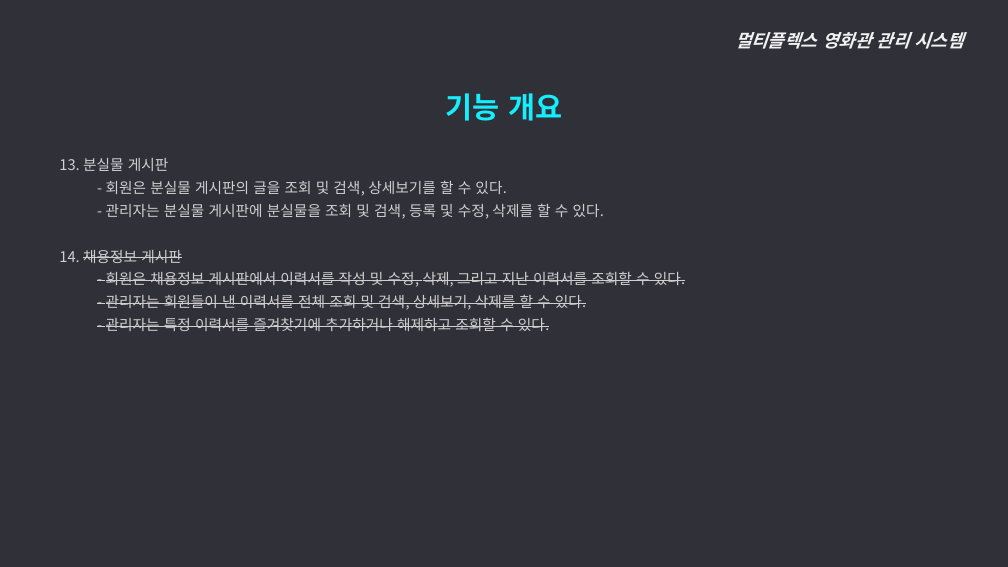
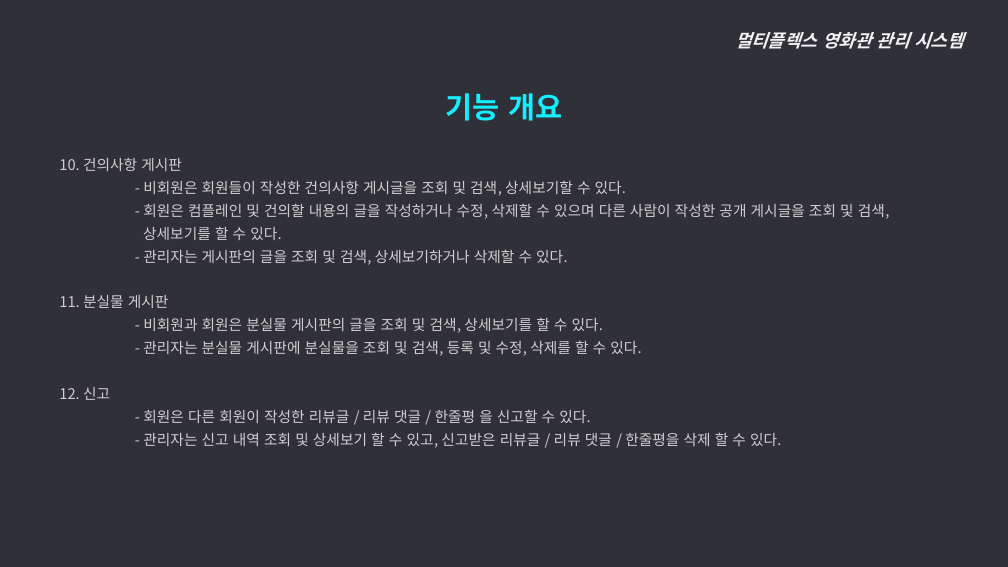
Before and after one commit to ywc-412/MultiplexTeamProject, a slide deck: slide 7 of 2조 시스템개요, 요구사항 정의.pptx. Drawn at 1008x567 pixels with LibreOffice and Linux fonts; fonts in the diff are those of the drawing. Boxes give left, top, right and bottom in pixels: in the first picture for what was removed or moved away, otherwise in the second. Text is boxed around its words. In the diff, an @@ line names an element or a change of style, - is before the commit and + after.

Commit message:
기능개요, 요구사항정의
ppt수정

```diff
--- a/2조 시스템개요, 요구사항 정의.pptx
+++ b/2조 시스템개요, 요구사항 정의.pptx
@@ text at [59,158,890,333]: text changed @@
-  13. 분실물 게시판
-    - 회원은 분실물 게시판의 글을 조회 및 검색, 상세보기를 할 수 있다.
+  10. 건의사항 게시판
+  - 비회원은 회원들이 작성한 건의사항 게시글을 조회 및 검색, 상세보기할 수 있다.
+  - 회원은 컴플레인 및 건의할 내용의 글을 작성하거나 수정, 삭제할 수 있으며 다른 사람이 작성한 공개 게시글을 조회 및 검색,
+  상세보기를 할 수 있다.
+  - 관리자는 게시판의 글을 조회 및 검색, 상세보기하거나 삭제할 수 있다.
+  11. 분실물 게시판
+  - 비회원과 회원은 분실물 게시판의 글을 조회 및 검색, 상세보기를 할 수 있다.
@@ text at [143,340,641,356]: list level 3 to 2 in "- 관리자는 분실물 게시판에 분실물을 ..." @@
@@ text at [59,387,781,448]: text changed @@
-  14. 채용정보 게시판
-    - 회원은 채용정보 게시판에서 이력서를 작성 및 수정, 삭제, 그리고 지난 이력서를 조회할 수 있다.
-    - 관리자는 회원들이 낸 이력서를 전체 조회 및 검색, 상세보기, 삭제를 할 수 있다.
-    - 관리자는 특정 이력서를 즐겨찾기에 추가하거나 해제하고 조회할 수 있다.
+  12. 신고
+  - 회원은 다른 회원이 작성한 리뷰글 / 리뷰 댓글 / 한줄평 을 신고할 수 있다.
+  - 관리자는 신고 내역 조회 및 상세보기 할 수 있고, 신고받은 리뷰글 / 리뷰 댓글 / 한줄평을 삭제 할 수 있다.
```
Also in this commit, not shown: 13 other slides changed.
